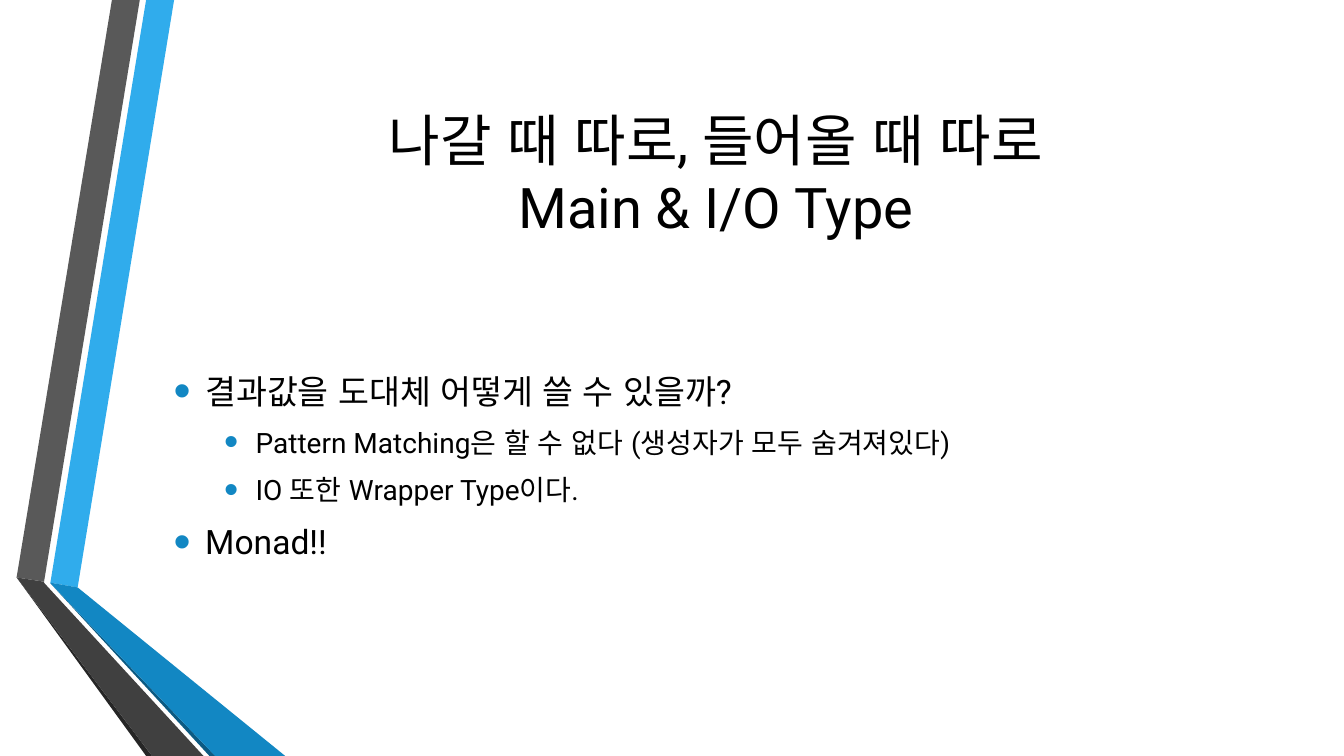
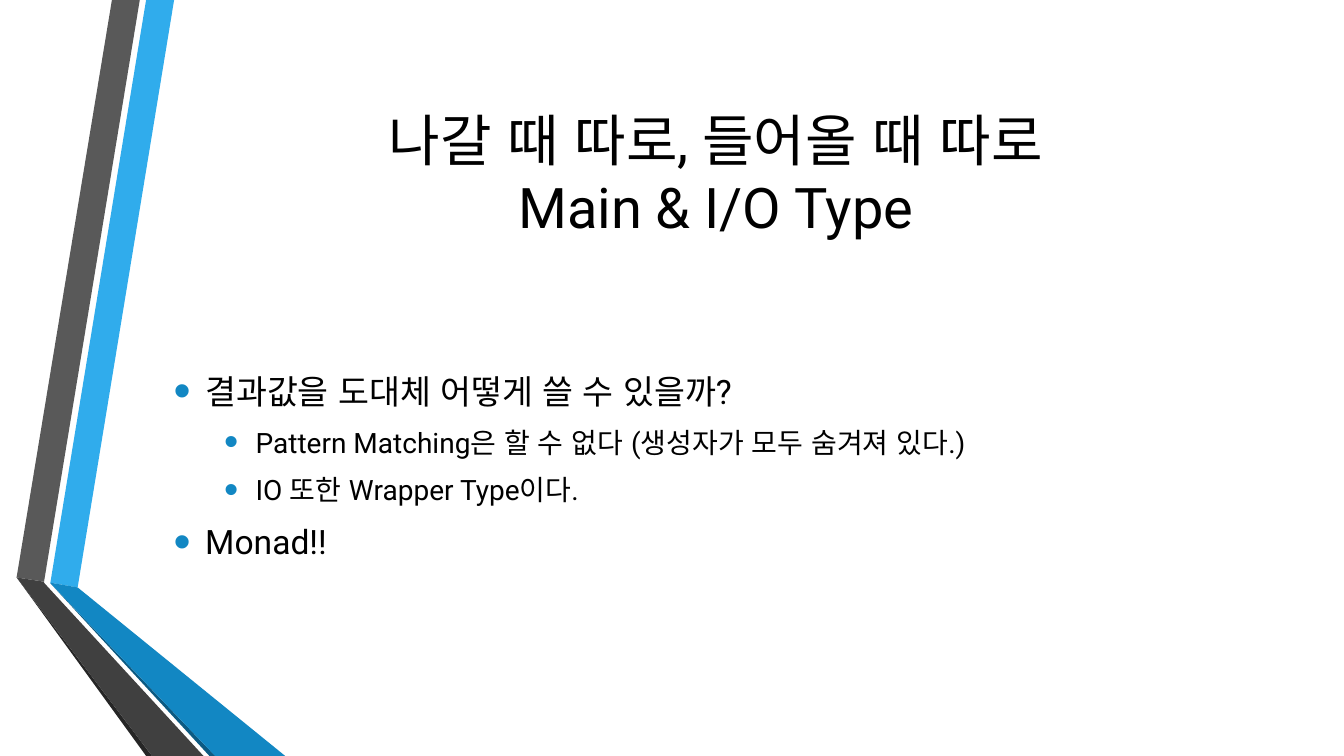
Before and after one commit to Ailrun/HaskellTutorial, a slide deck: slide 108 of Haskell04.pptx (slide 107 before the commit). Drawn at 1344x756 pixels with LibreOffice and Linux fonts; fonts in the diff are those of the drawing; background and template pictures are left out. Boxes give left, top, right and bottom in pixels: in the first picture for what was removed or moved away, otherwise in the second. Text is boxed around its words. In the diff, an @@ line names an element or a change of style, - is before the commit and + after.

```diff
--- a/Haskell04.pptx
+++ b/Haskell04.pptx
@@ text at [256, 429, 966, 460]: text changed @@
-  • Pattern Matching은 할 수 없다 (생성자가 모두 숨겨져있다)
+  • Pattern Matching은 할 수 없다 (생성자가 모두 숨겨져 있다.)
```
Also in this commit, not shown: 5 other slides changed, 1 slide added, 6 other files.
